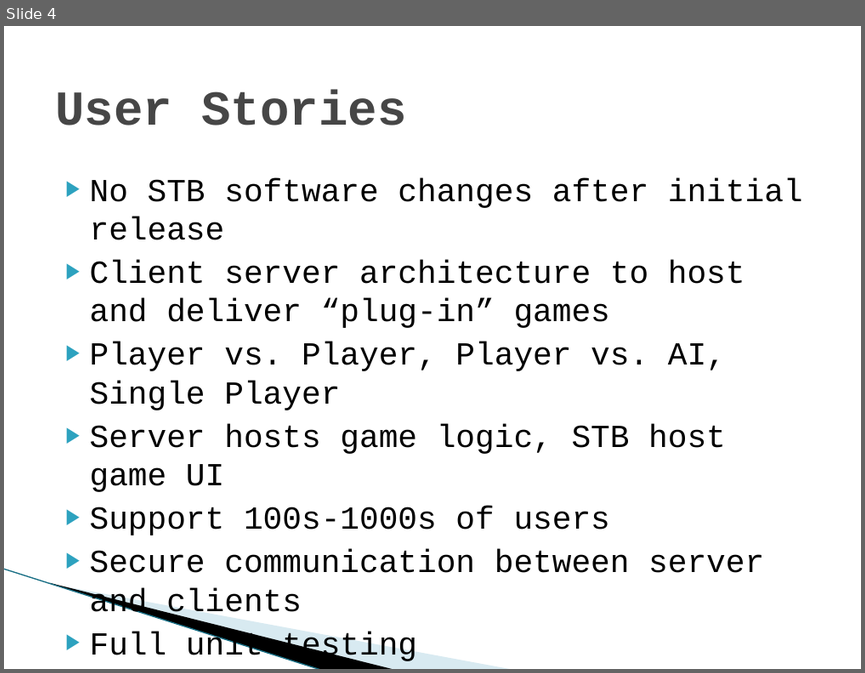
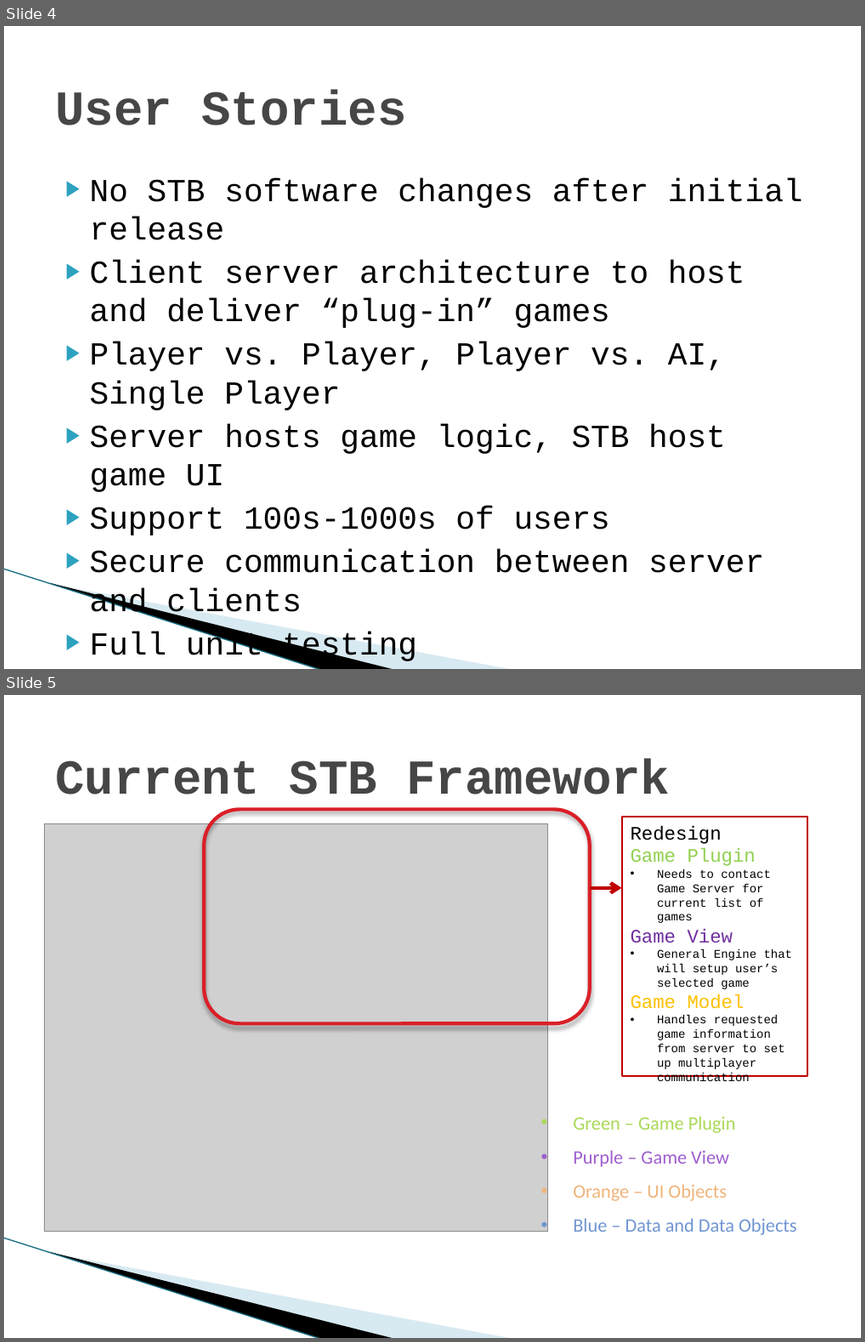
Before and after one commit to SDSMT-CSC/STBMF, a slide deck: Sprint1_Documents/Sprint 1 Review.pptx. Shown one above the other, each under a label of ours: slide 4 before the commit, slides 4 and 5 after it. The pictures are 865x673 and 865x1342 pixels, drawn with LibreOffice and Linux fonts; fonts in the diff are those of the drawing; grey boxes stand for pictures; background and template pictures are left out. Boxes give left, top, right and bottom in pixels: in the first picture for what was removed or moved away, otherwise in the second. Text is boxed around its words. In the diff, an @@ line names an element or a change of style, - is before the commit and + after.

Commit message:
slide updates

```diff
--- a/Sprint1_Documents/Sprint 1 Review.pptx
+++ b/Sprint1_Documents/Sprint 1 Review.pptx
@@ slide 5 added at bbox=[4, 695, 861, 1338], background #FFFFFF; not listed: 3 template elements that a slide beside it also shows @@
@@ title added at bbox=[55, 758, 670, 794], 41 pt, text #464646, bold @@
+Current STB Framework
@@ rounded rectangle added at bbox=[204, 809, 589, 1023], outline #DA1F28 3 pt @@
@@ rectangle added at bbox=[622, 817, 808, 1077], outline #C00000 1.5 pt, 10 pt, text #000000 @@
+Redesign
+Game Plugin
+• Needs to contact Game Server for current list of games
+Game View
+• General Engine that will setup user’s selected game
+Game Model
+• Handles requested game information from server to set up multiplayer communication
@@ picture added at bbox=[44, 823, 547, 1231] @@
@@ arrow added from (589, 888) to (622, 888), #C00000 3 pt @@
@@ text added at bbox=[573, 1116, 797, 1235], 16 pt, text #7096D2 @@
+• Green – Game Plugin
+• Purple – Game View
+• Orange – UI Objects
+• Blue – Data and Data Objects
```
